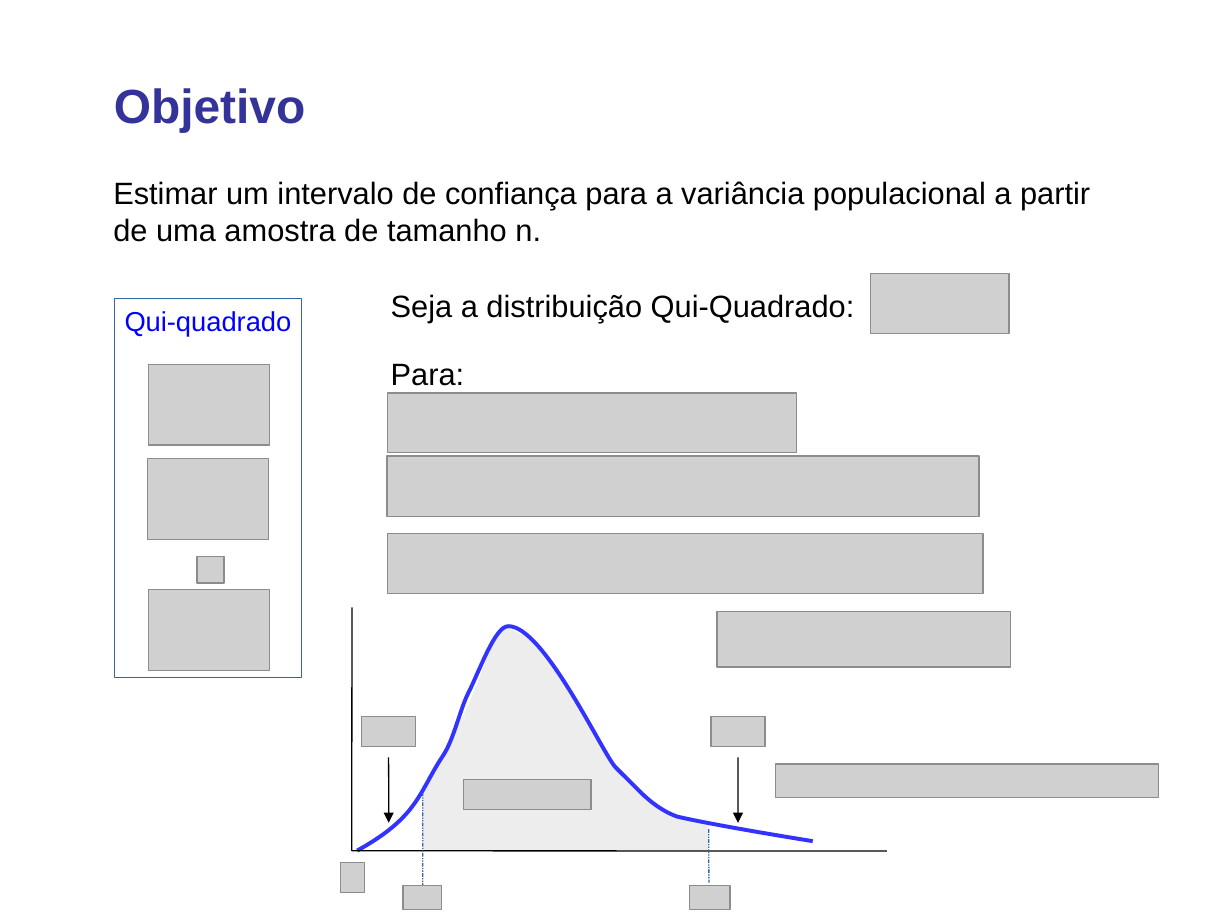
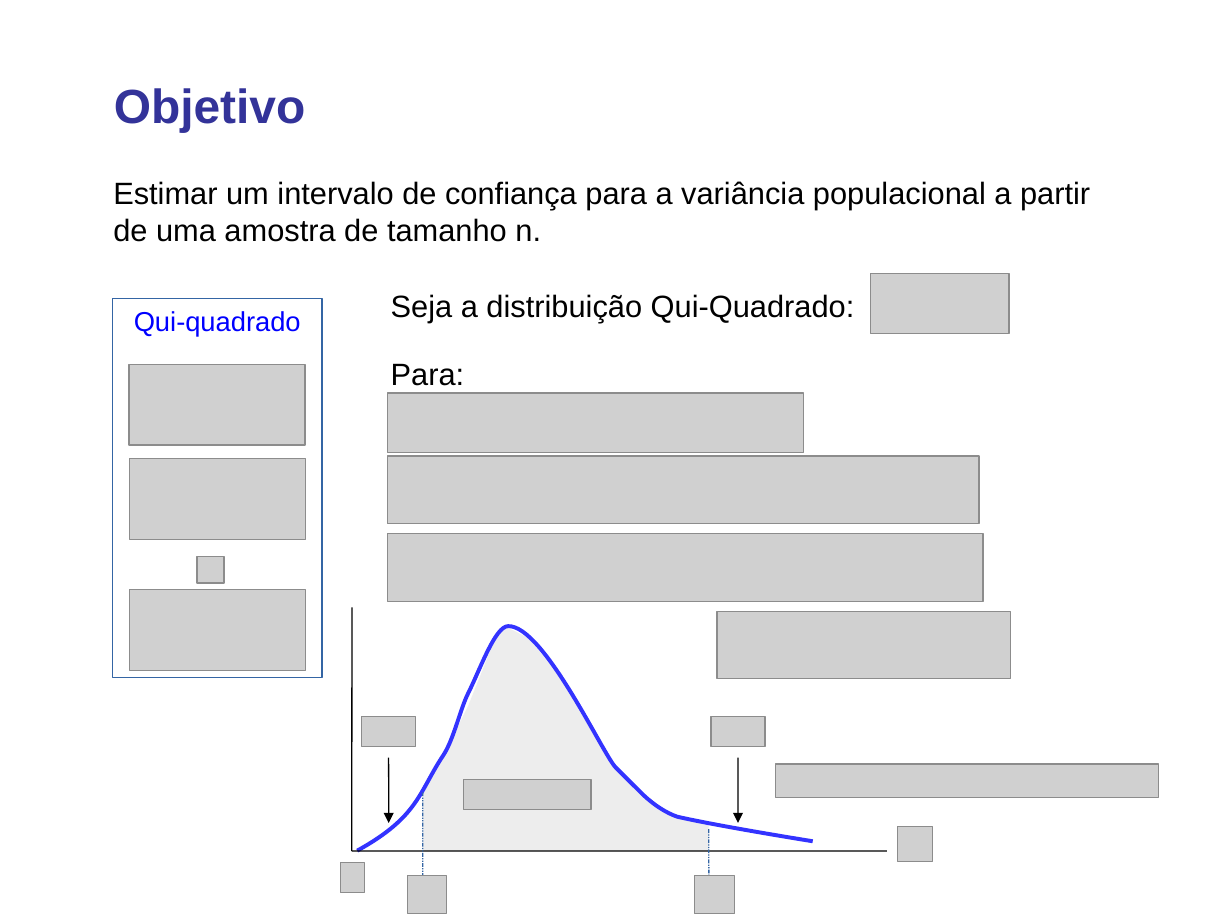
Before and after one commit to lansaviniec/estatistica, a slide deck: slide 32 of 7 estimativas e tamanhos amostrais.ppt. Drawn at 1232x924 pixels with LibreOffice and Linux fonts; fonts in the diff are those of the drawing; grey boxes stand for pictures; background and template pictures are left out. Boxes give left, top, right and bottom in pixels: in the first picture for what was removed or moved away, otherwise in the second. Text is boxed around its words. In the diff, an @@ line names an element or a change of style, - is before the commit and + after.

```diff
--- a/7 estimativas e tamanhos amostrais.ppt
+++ b/7 estimativas e tamanhos amostrais.ppt
@@ rectangle "Qui-quadrado": place and size @@
-rectangle "Qui-quadrado" at bbox=[115, 298, 302, 678]
+rectangle "Qui-quadrado" at bbox=[112, 298, 322, 678]
@@ picture: place and size @@
-picture at bbox=[148, 365, 269, 445]
+picture at bbox=[129, 365, 306, 445]
@@ picture: place and size @@
-picture at bbox=[387, 393, 796, 452]
+picture at bbox=[387, 393, 803, 452]
@@ picture: place and size @@
-picture at bbox=[148, 458, 269, 538]
+picture at bbox=[129, 458, 306, 538]
@@ picture: place and size @@
-picture at bbox=[387, 456, 979, 516]
+picture at bbox=[387, 456, 978, 524]
@@ picture: place and size @@
-picture at bbox=[387, 533, 983, 594]
+picture at bbox=[387, 533, 983, 601]
@@ picture: place and size @@
-picture at bbox=[148, 590, 269, 670]
+picture at bbox=[129, 590, 306, 670]
@@ freeform shape at bbox=[357, 626, 813, 851]: outline redrawn @@
@@ picture: place and size @@
-picture at bbox=[717, 611, 1010, 667]
+picture at bbox=[717, 611, 1010, 679]
@@ picture added at bbox=[897, 827, 931, 861] @@
@@ picture: place and size @@
-picture at bbox=[403, 886, 441, 909]
+picture at bbox=[408, 876, 446, 914]
@@ picture: place and size @@
-picture at bbox=[690, 886, 731, 909]
+picture at bbox=[695, 876, 736, 914]
```
Also in this commit, not shown: 5 other slides changed.
